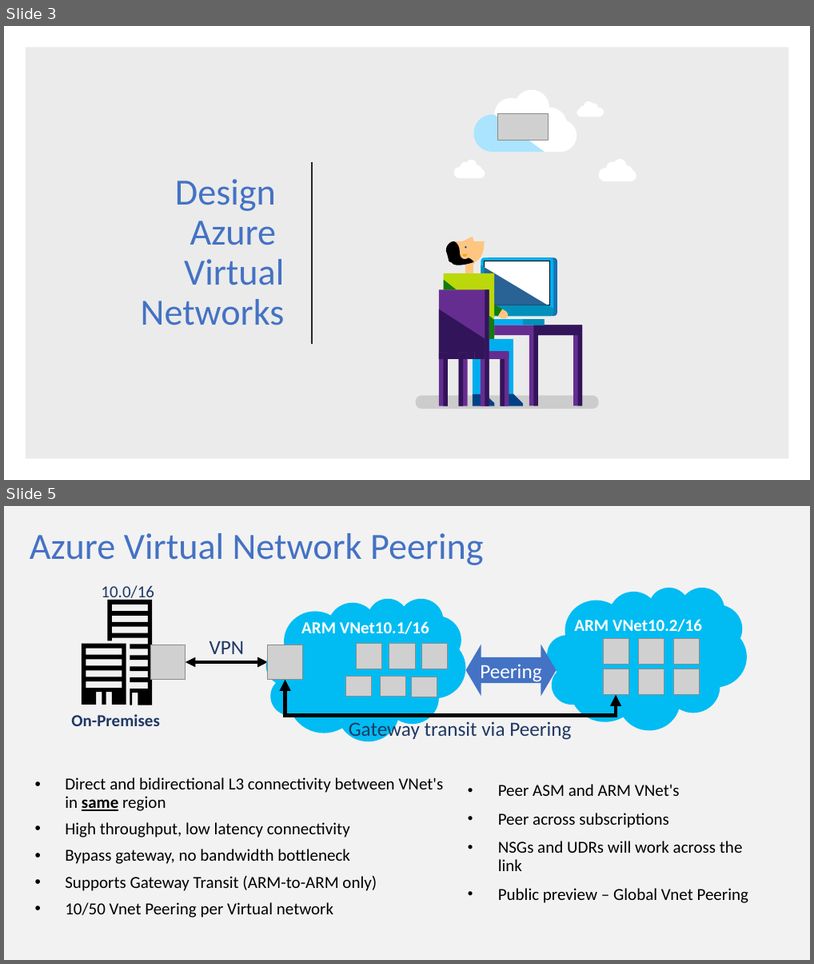
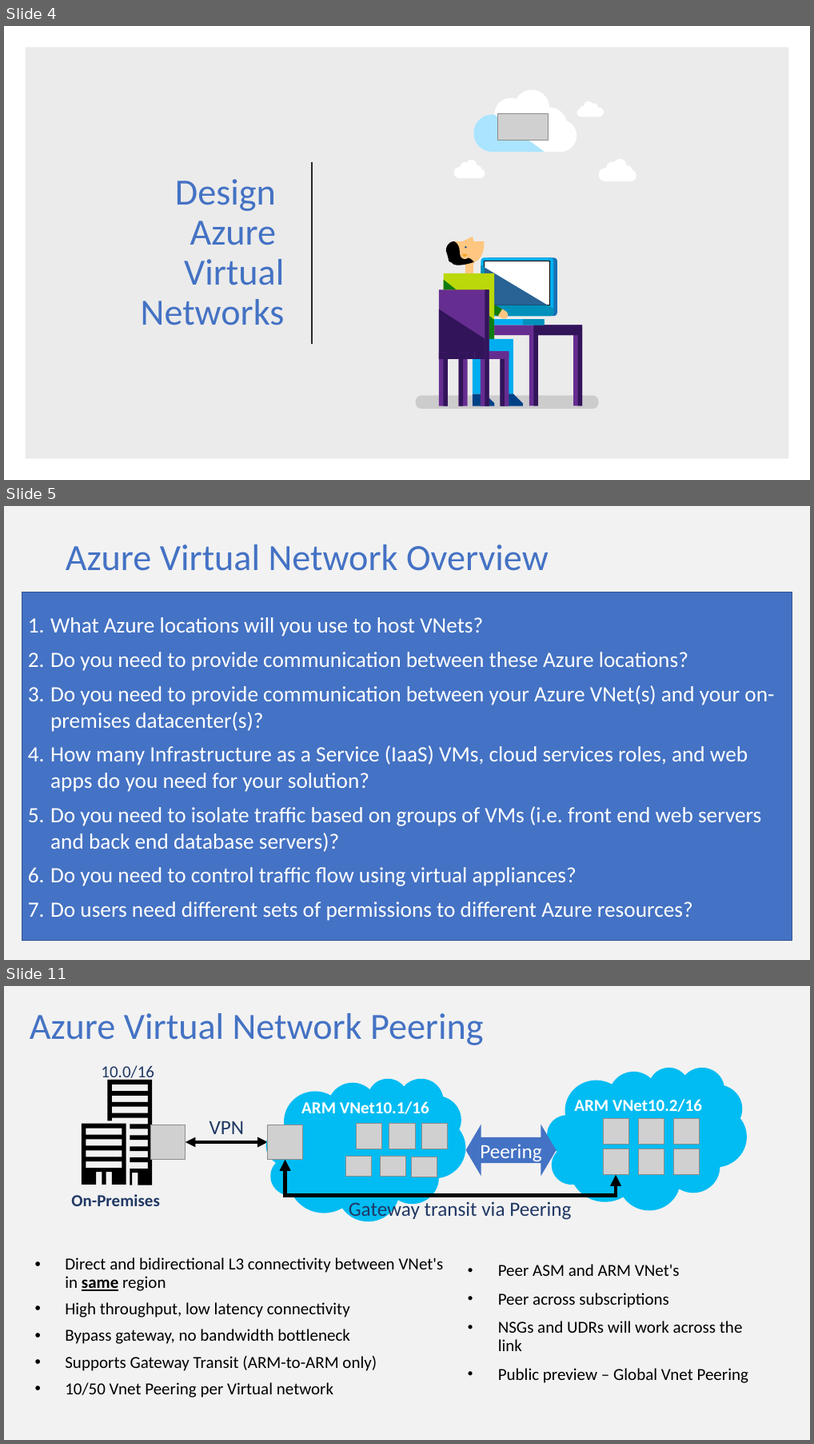
Before and after one commit to guruskill/70-535, a slide deck: Presentations/70-535-Design-Azure-Resource-Manager-ARM-Networking.pptx. Shown one above the other, each under a label of ours: slides 3 and 5 before the commit, slides 4, 5 and 11 after it; the slides between them are not shown. The pictures are 814x964 and 814x1444 pixels, drawn with LibreOffice and Linux fonts; fonts in the diff are those of the drawing; grey boxes stand for pictures. Boxes give left, top, right and bottom in pixels: in the first picture for what was removed or moved away, otherwise in the second. Text is boxed around its words. In the diff, an @@ line names an element or a change of style, - is before the commit and + after.

```diff
--- a/Presentations/70-535-Design-Azure-Resource-Manager-ARM-Networking.pptx
+++ b/Presentations/70-535-Design-Azure-Resource-Manager-ARM-Networking.pptx
@@ slide 5 added at (4,506,810,960), background #F2F2F2 @@
@@ title added at (66,544,549,571), 44 pt, text #4472C4 @@
+Azure Virtual Network Overview
@@ rectangle added at (22,592,793,940), fill #4472C4, outline #325491 1 pt, 26 pt, text #FFFFFF @@
+1. What Azure locations will you use to host VNets?
+2. Do you need to provide communication between these Azure locations?
+3. Do you need to provide communication between your Azure VNet(s) and your on-premises datacenter(s)?
+4. How many Infrastructure as a Service (IaaS) VMs, cloud services roles, and web apps do you need for your solution?
+5. Do you need to isolate traffic based on groups of VMs (i.e. front end web servers and back end database servers)?
+6. Do you need to control traffic flow using virtual appliances?
+7. Do users need different sets of permissions to different Azure resources?
@@ text added at (36,940,486,941), 18 pt, text #000000 @@
+https://docs.microsoft.com/en-us/azure/azure-subscription-service-limits
@@ what was slide 3 is now slide 4 @@
@@ what was slide 5 is now slide 11 @@
```
Also in this commit, not shown: 3 slides changed, 6 other slides added, 1 slide removed, 1 other file.
